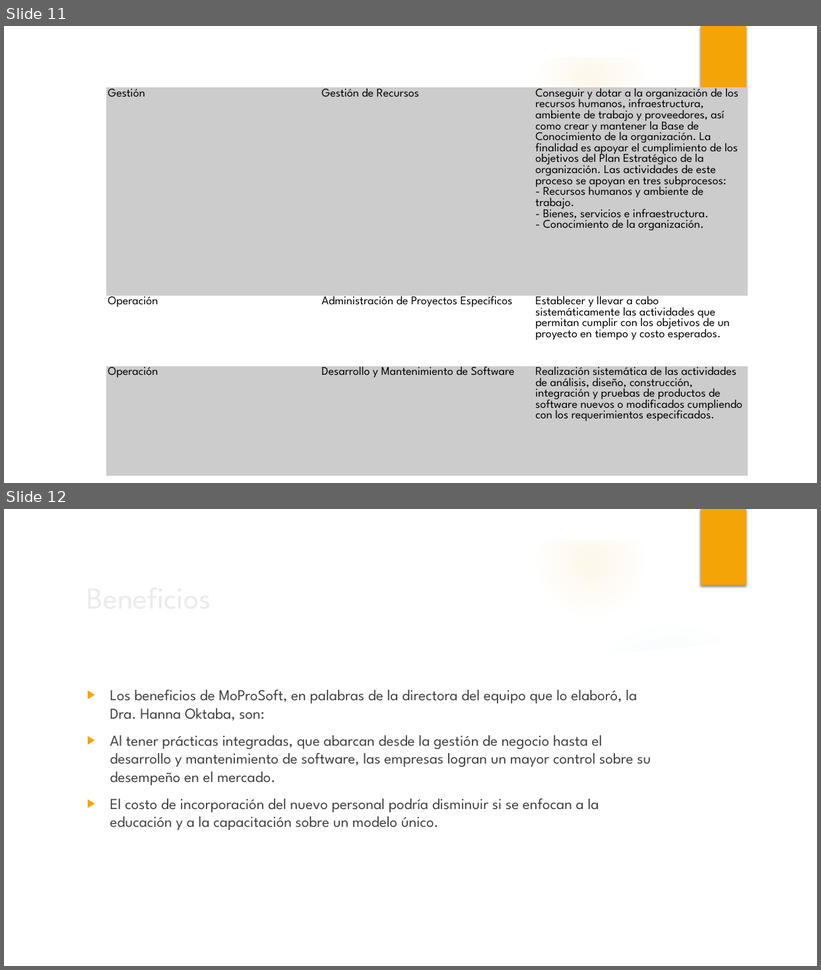
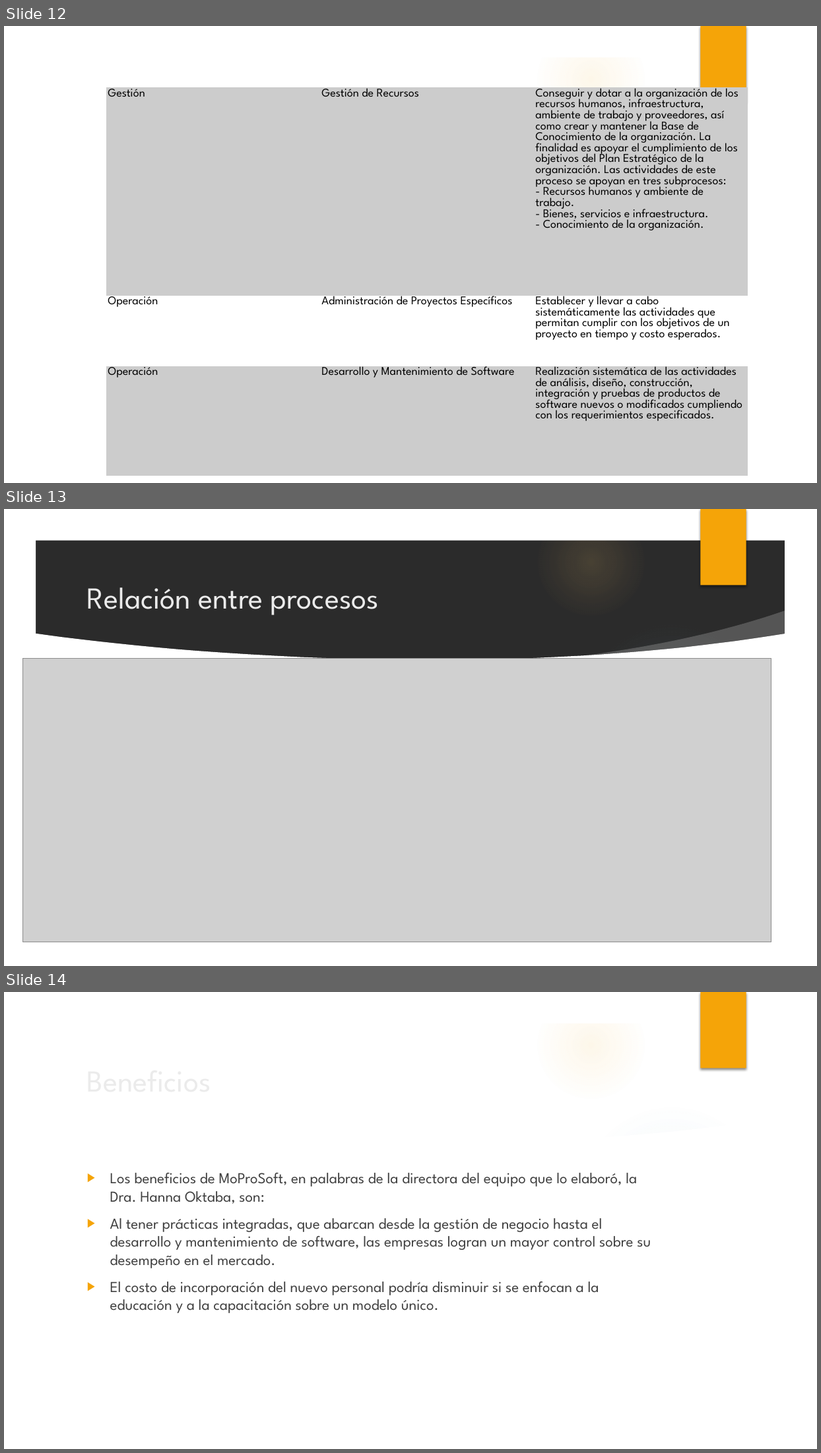
Before and after one commit to JulianAguilar/Equipo6AdminProy, a slide deck: Clase/Exposiciones/MoProSoft.pptx. Shown one above the other, each under a label of ours: slides 11 and 12 before the commit, slides 12, 13 and 14 after it. The pictures are 821x970 and 821x1453 pixels, drawn with LibreOffice and Linux fonts; fonts in the diff are those of the drawing; grey boxes stand for pictures; background and template pictures are left out; a plain dark background stands for a picture behind light text. Boxes give left, top, right and bottom in pixels: in the first picture for what was removed or moved away, otherwise in the second. Text is boxed around its words. In the diff, an @@ line names an element or a change of style, - is before the commit and + after.

```diff
--- a/Clase/Exposiciones/MoProSoft.pptx
+++ b/Clase/Exposiciones/MoProSoft.pptx
@@ slide 13 added at (4, 509, 817, 966), background picture (left out); not listed: 10 template elements that a slide beside it also shows @@
@@ title added at (87, 588, 379, 615), 36 pt, text #EBEBEB @@
+Relación entre procesos
@@ picture added at (23, 658, 772, 943) @@
@@ what was slide 11 is now slide 12 @@
@@ what was slide 12 is now slide 14 @@
```
Also in this commit, not shown: 1 other slide added.
